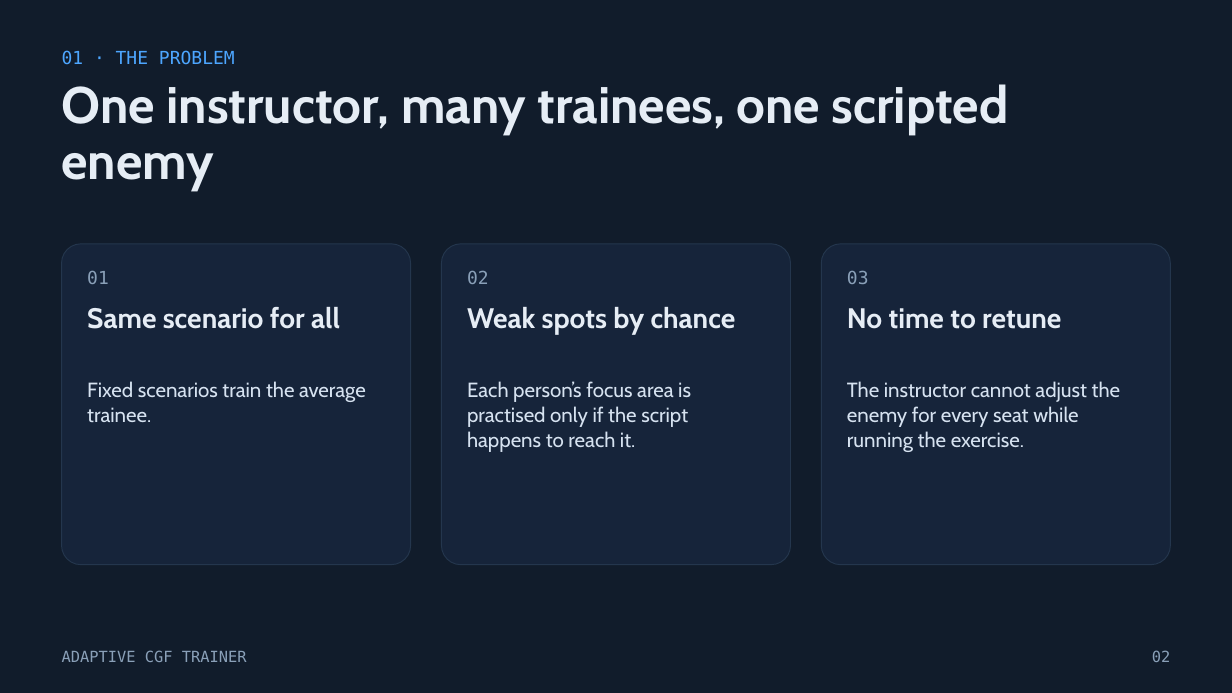
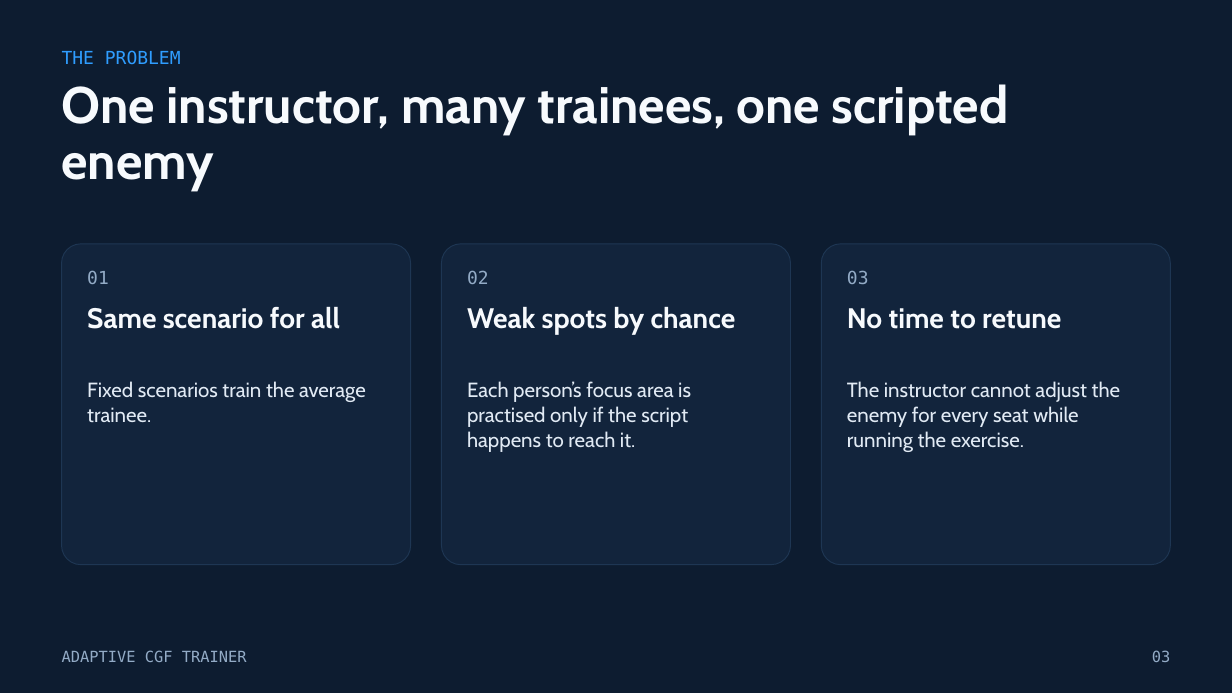
Before and after one commit to buttception/T-S_Hackathon26, a slide deck: slide 3 of cgf-demo/docs/pitch/Adaptive-CGF-Trainer.pptx (slide 2 before the commit). Drawn at 1232x693 pixels with LibreOffice and Linux fonts; fonts in the diff are those of the drawing. Boxes give left, top, right and bottom in pixels: in the first picture for what was removed or moved away, otherwise in the second. Text is boxed around its words. In the diff, an @@ line names an element or a change of style, - is before the commit and + after.

```diff
--- a/cgf-demo/docs/pitch/Adaptive-CGF-Trainer.pptx
+++ b/cgf-demo/docs/pitch/Adaptive-CGF-Trainer.pptx
@@ background #111C2B to #0D1C30 @@
@@ text at (x1=62, y1=50, x2=181, y2=65): text changed; text colour #4DA6FF to #2F9DFF @@
-01 · THE PROBLEM
+THE PROBLEM
@@ fill #16243A to #12243C; outline #24364D 0.75 pt to #1E3653 0.75 pt in 3 elements at (x1=62, y1=244, x2=411, y2=565), (x1=442, y1=244, x2=791, y2=565), (x1=822, y1=244, x2=1171, y2=565) @@
@@ text colour #E6EDF5 to #F7FAFD in 4 elements at (x1=62, y1=84, x2=1009, y2=190), (x1=87, y1=307, x2=340, y2=329), (x1=467, y1=307, x2=736, y2=334), (x1=847, y1=308, x2=1061, y2=329) @@
@@ text at (x1=1152, y1=650, x2=1170, y2=662): text changed; text colour #8AA0B8 to #93ABC6 @@
-02
+03
```
Also in this commit, not shown: 10 other slides changed, 6 slides added, 2 slides removed, 7 other files.
